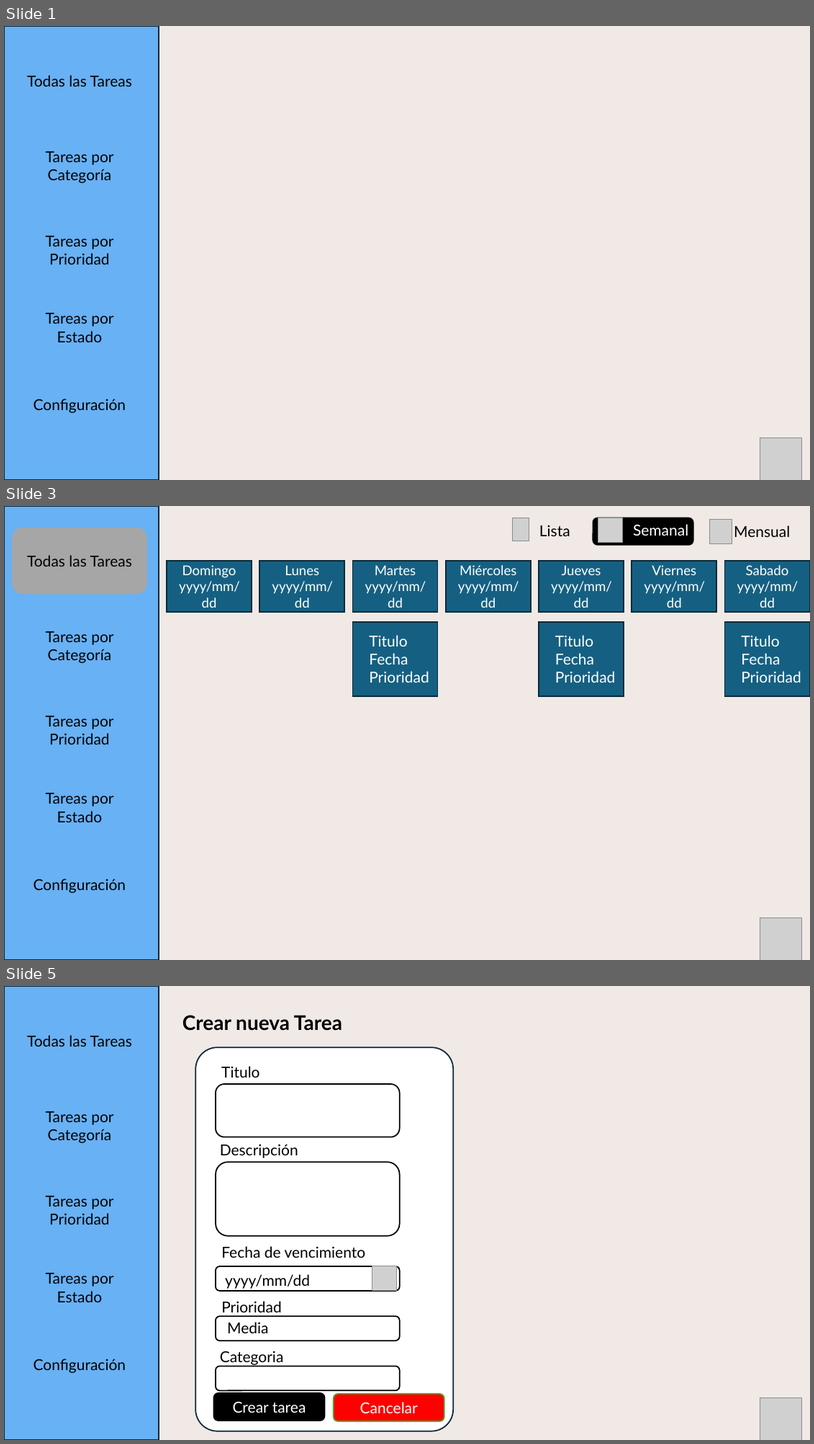
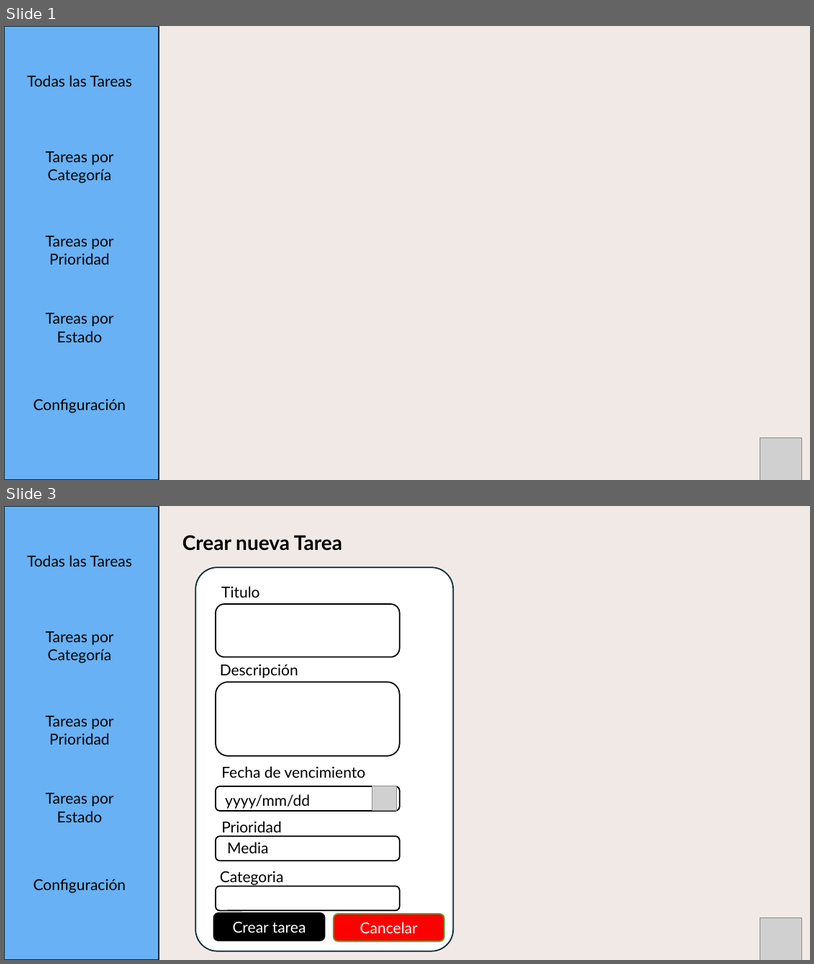
Before and after one commit to Craos6518/Proyecto_To_Do_list_TMS-2024-2, a slide deck: Documentación/Pantalla/Panrtallas.pptx. Shown one above the other, each under a label of ours: slides 1, 3 and 5 before the commit, slides 1 and 3 after it; the slides between them are not shown. The pictures are 814x1444 and 814x964 pixels, drawn with LibreOffice and Linux fonts; fonts in the diff are those of the drawing; grey boxes stand for pictures. Boxes give left, top, right and bottom in pixels: in the first picture for what was removed or moved away, otherwise in the second. Text is boxed around its words. In the diff, an @@ line names an element or a change of style, - is before the commit and + after.

Commit message:
refactor: actualizar estilos de botones y márgenes, mejorar la visualización de tareas y categorías, se deja funcional el aplazar tareas y eliminar categorias

```diff
--- a/Documentación/Pantalla/Panrtallas.pptx
+++ b/Documentación/Pantalla/Panrtallas.pptx
@@ slide 3 removed at [4,506,810,960], background #F1E9E6 @@
@@ group removed at [513,518,790,545]: 3 pictures, 3 texts, 1 rounded rectangle @@
-Lista
-Semanal
-Mensual
@@ group removed at [167,561,810,612]: 7 rectangles @@
-Domingo
-yyyy/mm/dd
-Lunes
-yyyy/mm/dd
-Martes
-yyyy/mm/dd
-Miércoles
-yyyy/mm/dd
-Jueves
-yyyy/mm/dd
-Viernes
-yyyy/mm/dd
-Sabado
-yyyy/mm/dd
@@ rectangle removed at [353,621,438,696] @@
@@ text removed at [369,635,430,682] @@
-Titulo
-Fecha
-Prioridad
@@ rectangle removed at [540,621,625,696] @@
@@ text removed at [556,635,616,682] @@
-Titulo
-Fecha
-Prioridad
@@ rectangle removed at [725,621,810,696] @@
@@ text removed at [741,635,802,682] @@
-Titulo
-Fecha
-Prioridad
@@ group removed at [4,506,159,960]: 4 texts, 1 rectangle, 1 rounded rectangle @@
-Todas las Tareas
-Tareas por Categoría
-Tareas por Prioridad
-Tareas por Estado
-Configuración
@@ picture removed at [761,918,802,960] @@
@@ what was slide 5 is now slide 3 @@
```
Also in this commit, not shown: 3 slides changed, 3 other slides removed, 6 other files.
